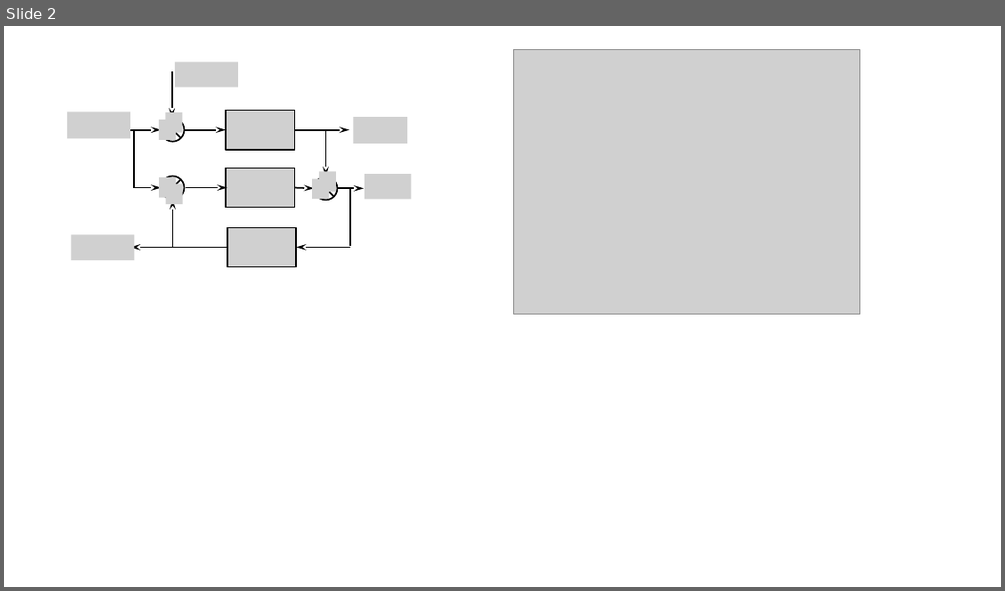
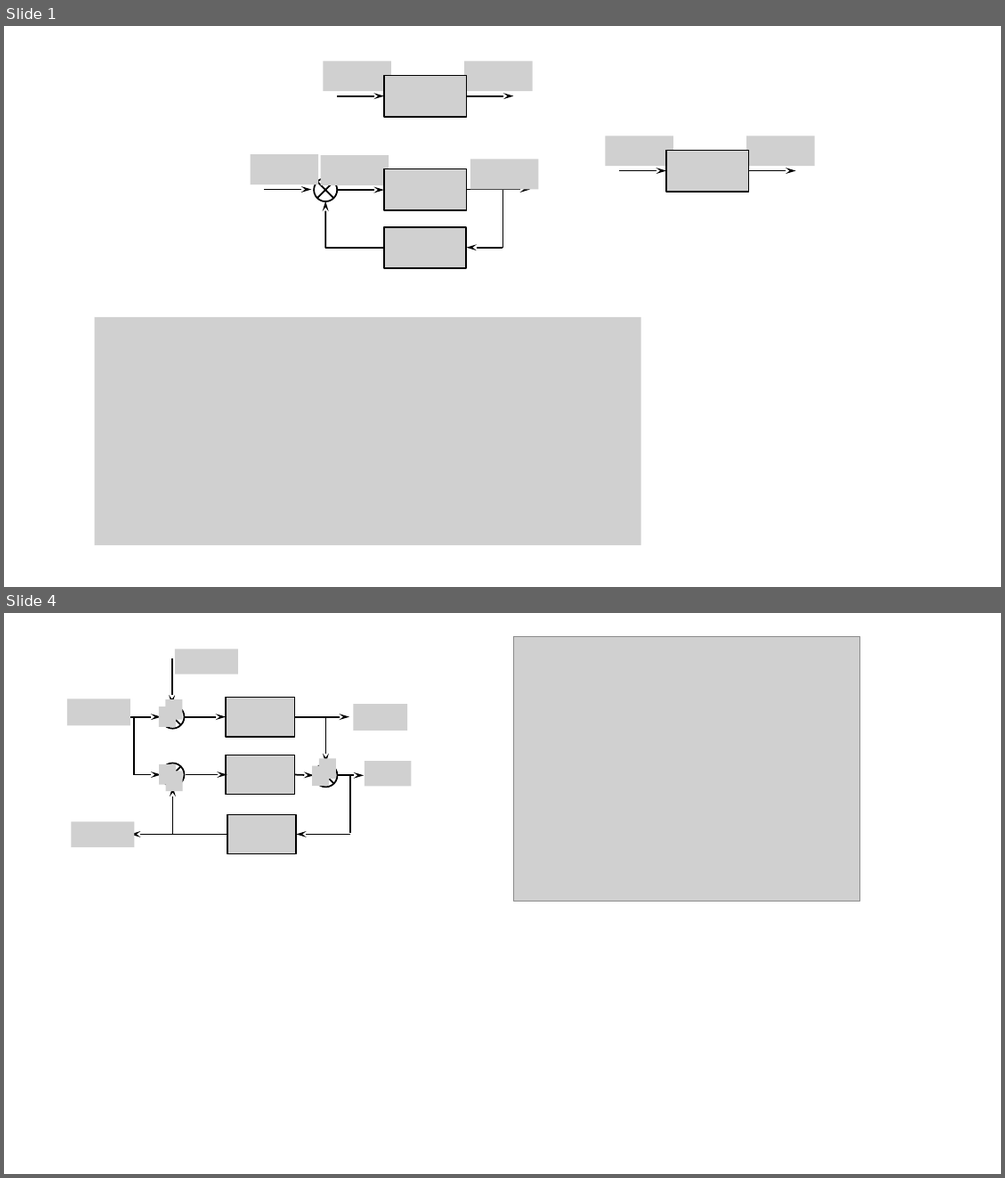
Before and after one commit to xpessoles/PSI, a slide deck: Centrale_2019/images/Figures.pptx. Shown one above the other, each under a label of ours: slide 2 before the commit, slides 1 and 4 after it; the slides between them are not shown. The pictures are 1005x591 and 1005x1178 pixels, drawn with LibreOffice and Linux fonts; fonts in the diff are those of the drawing; grey boxes stand for pictures. Boxes give left, top, right and bottom in pixels: in the first picture for what was removed or moved away, otherwise in the second. Text is boxed around its words. In the diff, an @@ line names an element or a change of style, - is before the commit and + after.

```diff
--- a/Centrale_2019/images/Figures.pptx
+++ b/Centrale_2019/images/Figures.pptx
@@ slide 1 added at bbox=[4, 26, 1001, 587], background #FFFFFF @@
@@ picture added at bbox=[324, 61, 391, 91] @@
@@ picture added at bbox=[384, 75, 466, 117] @@
@@ picture added at bbox=[465, 61, 533, 91] @@
@@ arrow added from (337, 96) to (384, 96), #000000 1.5 pt @@
@@ arrow added from (467, 96) to (514, 96), #000000 1.5 pt @@
@@ picture added at bbox=[250, 155, 318, 184] @@
@@ picture added at bbox=[320, 155, 388, 185] @@
@@ picture added at bbox=[606, 136, 673, 166] @@
@@ picture added at bbox=[666, 150, 749, 192] @@
@@ picture added at bbox=[746, 136, 815, 166] @@
@@ flow chart summing junction added at bbox=[314, 178, 337, 201], outline #000000 1.5 pt @@
@@ picture added at bbox=[384, 168, 466, 210] @@
@@ picture added at bbox=[470, 160, 539, 189] @@
@@ arrow added from (619, 171) to (666, 171), #000000 1.5 pt @@
@@ arrow added from (749, 171) to (796, 171), #000000 1.5 pt @@
@@ arrow added from (264, 189) to (311, 189), #000000 1.5 pt @@
@@ arrow added from (325, 248) to (325, 201), #000000 1.5 pt @@
@@ arrow added from (337, 190) to (384, 190), #000000 1.5 pt @@
@@ arrow added from (466, 189) to (531, 189), #000000 1.5 pt @@
@@ line added from (502, 248) to (502, 189), #000000 1.5 pt @@
@@ picture added at bbox=[384, 227, 466, 268] @@
@@ line added from (384, 248) to (325, 248), #000000 1.5 pt @@
@@ arrow added from (502, 248) to (466, 248), #000000 1.5 pt @@
@@ picture added at bbox=[95, 317, 641, 545] @@
@@ what was slide 2 is now slide 4 @@
```
Also in this commit, not shown: 1 slide changed, 1 other slide added, 2 other files.
